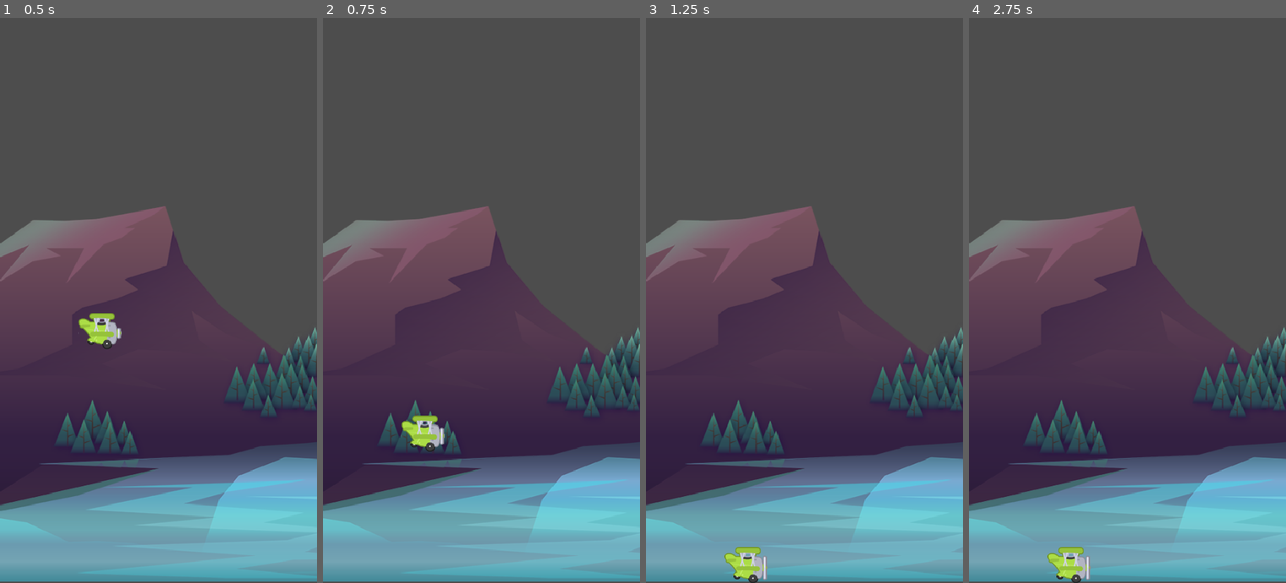
Above: before the commit, frames 1-4 (left to right).
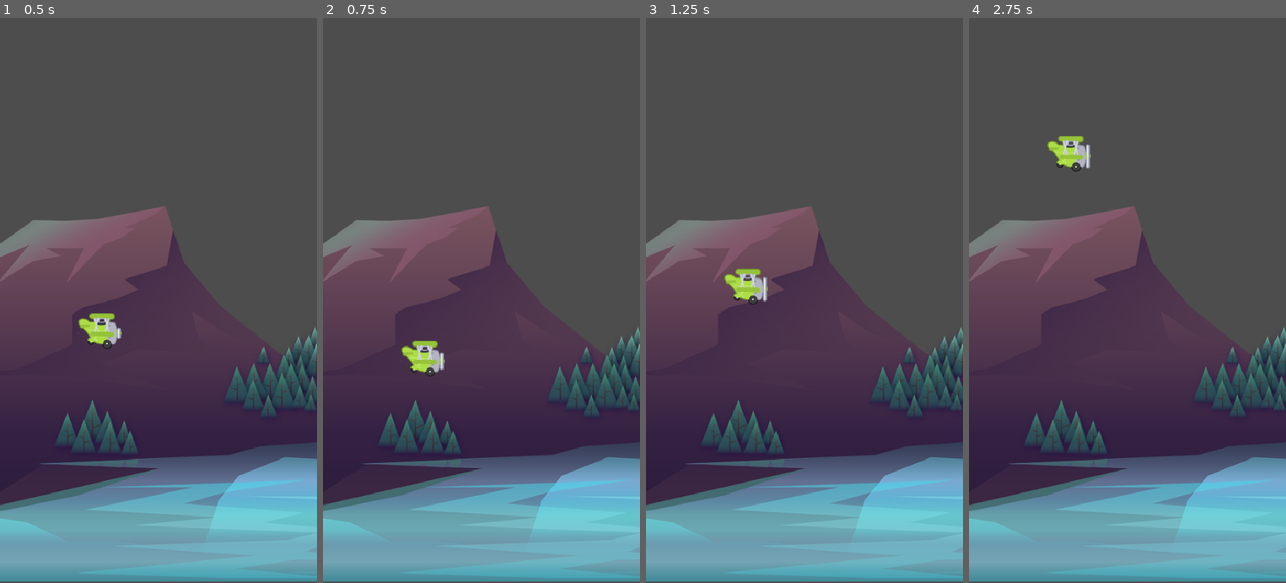
Above: after the commit, the same moments.

Repository: filipeAugusto99/TappyGame
Game: Godot game, scene res://Scene/Game/Game.tscn
Two runs of this game, one before a commit and one after it. Both use one fixed random seed, a clock stepped at 60 frames per second and the inputs below.
Inputs:
- Up to frame 1 (0.5 s): no input
- Up to frame 2 (0.75 s): tap Space (jump) at 0.6 s
- Up to frame 3 (1.25 s): tap Space (jump) at 0.77, 1.07 s
- Up to frame 4 (2.75 s): tap Space (jump) at 1.35, 1.52, 1.82, 2.1 s

Frame 1 is identical in both runs. In frame 2, 1.1% of the frame differs, in the area x 24-39%, y 57-77%; in frame 3, 1.2%, in the area x 24-39%, y 44-100%; in frame 4, 1.2%.

Commit message:
Fazendo o Aviao Pular

Diff:
--- a/Scene/Plane/Plane.gd
+++ b/Scene/Plane/Plane.gd
@@ -1,13 +1,12 @@
 extends CharacterBody2D
 
-const JUMP: float = -500.0
+const JUMP: float = -350.0
 
-var _gravity: float = ProjectSettings.get("physics/2d/default_gravity")
-
-func _ready() -> void:
-	pass # Replace with function body.
+var _gravity: float = ProjectSettings.get('physics/2d/default_gravity')
 
 func _physics_process(delta: float) -> void:
-	velocity.y += _gravity * delta
+	velocity.y += delta * _gravity
+	move_and_slide()
 
-	move_and_slide()
+	if Input.is_action_just_pressed('jump') == true and is_on_floor() == false:
+		velocity.y = JUMP
Not shown, added: Scene/Game/Game.tscn490117863.tmp
Not shown, added: Scene/Game/Game.tscn532747497.tmp
Not shown, added: Scene/Game/Game.tscn538875419.tmp
